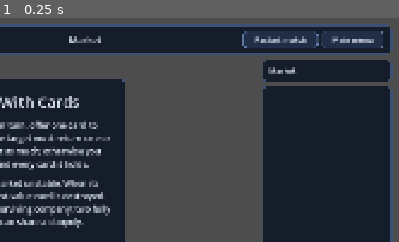
Above: before the commit, frame 1.
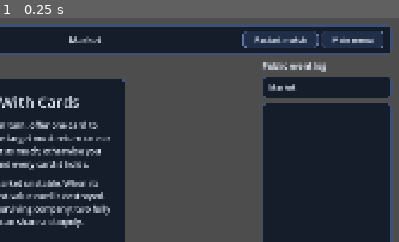
Above: after the commit, the same moment.

Repository: prelios/capitalism
Game: Godot game, scene res://game_controller.tscn
Two runs of this game, one before a commit and one after it. Both use one fixed random seed, a clock stepped at 60 frames per second and the inputs below.
Inputs:
- Up to frame 1 (0.25 s): no input
The pictures show only the part of the screen within x 50-100%, y 0-50%; the shares and areas given below are measured in that part.

The runs differ from the first frame. In frame 1, 4.0% of the frame differs, in the area x 65-99%, y 18-41%.

Commit message:
Replace debug output with public event log (#39)

Diff:
--- a/godot/debug_log_panel.gd
+++ /dev/null
@@ -1,59 +0,0 @@
-extends Panel
-
-
-func _on_game_started(players: Array[Player], policies: Dictionary[int, PlayerPolicy]) -> void:
-	print("Starting game with %d players:" % players.size())
-	for player in players:
-		var personality := "Human" if !policies.has(player.id) else policies[player.id].display_name
-		print("  Player %d: %s" % [player.id, personality])
-
-
-func _on_turn_started(turn: int, current_player: Player) -> void:
-	print("---------\nTurn %d started with Player %d" % [turn, current_player.id])
-
-
-func _on_turn_matchup(current_player: Player, target: Player, current_policy: String, target_policy: String) -> void:
-	if !OS.is_debug_build():
-		return
-	print("Current Player %d (%s) hand: %s" % [current_player.id, current_policy, current_player.hand_to_string(current_player.hand)])
-	print("Target Player %d (%s) hand: %s" % [target.id, target_policy, target.hand_to_string(target.hand)])
-
-
-func _on_trade_proposed(_from: Player, _to: Player, _card: Card) -> void:
-	return
-#	print("Trade proposed from {from} to {to}: {card}".format({
-#		"from": from.id,
-#		"to": to.id,
-#		"card": card
-#	}))
-
-
-func _on_trade_resolved(from: Player, to: Player, offered: Card, received: Array[Card]) -> void:
-	print("Trade resolved between {from} <-> {to}: {offered} <-> {returned}".format({
-		"from": from.id,
-		"to": to.id,
-		"offered": offered.value,
-		"returned": Player.hand_to_string(received)
-	}))
-
-
-func _on_player_eliminated(p: Player) -> void:
-	print("Player %d has been eliminated!" % p.id)
-
-
-func _on_market_unstable(turns_remaining: int) -> void:
-	print("Market unstable - %d turns remaining" % turns_remaining)
-
-func _on_market_value_destruction(val: int) -> void:
-	print("Value %d is being destroyed!" % val)
-
-func _on_possible_equilibrium_detected() -> void:
-	print("Possible equilibrium detected")
-
-func _on_possible_equilibrium_broken() -> void:
-	print("Possible equilibrium broken")
-
-
-func _on_game_over(ending: String, winners: Array[Player]) -> void:
-	print("Game has ended in: ", ending)
-	print("Winner(s): ", str(winners))
--- a/godot/game/game_controller.gd
+++ b/godot/game/game_controller.gd
@@ -78,8 +78,6 @@
 		var target := game.player_by_id(target_id)
 		if target == null:
 			return false
-		var target_name := "Human" if !policies.has(target.id) else policies[target.id].display_name
-		$DebugLogPanel._on_turn_matchup(actor, target, policy.display_name, target_name)
 		return submit_offer(actor.id, target_id, policy.choose_offer_card_id(view, target_id))
 	decision_requested.emit(actor.id, GameModel.PHASE_AWAITING_OFFER, game.player_view(actor.id))
 	return await _wait_for_action(generation, GameModel.PHASE_AWAITING_OFFER)
@@ -163,7 +161,6 @@
 	match_generation += 1
 	fast_forward = false
 	_main_menu_open = true
-	_disconnect_game()
 	action_resolved.emit()
 	if $GameTable.is_node_ready():
 		$GameTable.show_main_menu(selected_player_count)
@@ -187,7 +184,6 @@
 
 func restart_game(human_player_ids: Array[int] = [], starting_player_id := -1) -> void:
 	match_generation += 1
-	_disconnect_game()
 	action_resolved.emit()
 	setup_game()
 	_main_menu_open = false
@@ -196,11 +192,9 @@
 	local_player_id = human_player_ids[0] if !human_player_ids.is_empty() else 1
 	for player_id in human_player_ids:
 		assign_human(player_id)
-	connect_game()
 	game.current_player = game.player_by_id(starting_player_id) if starting_player_id > 0 else game.player_by_id(1)
 	if game.current_player == null:
 		game.pick_starting_player()
-	$DebugLogPanel._on_game_started(game.players, policies)
 	_publish_presentation()
 	play_game(match_generation)
 
@@ -211,38 +205,6 @@
 	var view := game.player_view(local_player_id)
 	if view != null:
 		presentation_updated.emit(view)
-
-
-func connect_game() -> void:
-	var debug_log_panel = $DebugLogPanel
-
-	game.turn_started.connect(debug_log_panel._on_turn_started)
-	game.trade_proposed.connect(debug_log_panel._on_trade_proposed)
-	game.trade_resolved.connect(debug_log_panel._on_trade_resolved)
-	game.player_eliminated.connect(debug_log_panel._on_player_eliminated)
-	game.market_unstable.connect(debug_log_panel._on_market_unstable)
-	game.market_value_destruction.connect(debug_log_panel._on_market_value_destruction)
-	game.game_over.connect(debug_log_panel._on_game_over)
-
-
-func _disconnect_game() -> void:
-	if game == null:
-		return
-	var debug_log_panel = $DebugLogPanel
-	if game.turn_started.is_connected(debug_log_panel._on_turn_started):
-		game.turn_started.disconnect(debug_log_panel._on_turn_started)
-	if game.trade_proposed.is_connected(debug_log_panel._on_trade_proposed):
-		game.trade_proposed.disconnect(debug_log_panel._on_trade_proposed)
-	if game.trade_resolved.is_connected(debug_log_panel._on_trade_resolved):
-		game.trade_resolved.disconnect(debug_log_panel._on_trade_resolved)
-	if game.player_eliminated.is_connected(debug_log_panel._on_player_eliminated):
-		game.player_eliminated.disconnect(debug_log_panel._on_player_eliminated)
-	if game.market_unstable.is_connected(debug_log_panel._on_market_unstable):
-		game.market_unstable.disconnect(debug_log_panel._on_market_unstable)
-	if game.market_value_destruction.is_connected(debug_log_panel._on_market_value_destruction):
-		game.market_value_destruction.disconnect(debug_log_panel._on_market_value_destruction)
-	if game.game_over.is_connected(debug_log_panel._on_game_over):
-		game.game_over.disconnect(debug_log_panel._on_game_over)
 
 
 func setup_game() -> void:
--- a/godot/game_controller.tscn
+++ b/godot/game_controller.tscn
@@ -1,25 +1,9 @@
 [gd_scene format=3 uid="uid://c21f2bck4tf7n"]
 
 [ext_resource type="Script" uid="uid://75qjidxh85hi" path="res://game/game_controller.gd" id="1_3iy47"]
-[ext_resource type="Script" uid="uid://cxa8toxl5w6g0" path="res://debug_log_panel.gd" id="2_soqow"]
 [ext_resource type="PackedScene" path="res://ui/game_table.tscn" id="3_table"]
 
 [node name="GameController" type="Node" unique_id=1621176932]
 script = ExtResource("1_3iy47")
 
 [node name="GameTable" parent="." unique_id=1924914858 instance=ExtResource("3_table")]
-
-[node name="DebugLogPanel" type="Panel" parent="." unique_id=843706736]
-visible = false
-offset_left = 1.0
-offset_top = 125.0
-offset_right = 1148.0
-offset_bottom = 633.0
-script = ExtResource("2_soqow")
-
-[node name="DebugLog" type="Label" parent="DebugLogPanel" unique_id=754957818]
-layout_mode = 0
-offset_left = -1.0
-offset_top = 8.0
-offset_right = 1142.0
-offset_bottom = 501.0
--- a/godot/tests/match_end_flow.gd
+++ b/godot/tests/match_end_flow.gd
@@ -71,7 +71,7 @@
 	await process_frame
 	controller.game.finish_game("Monopoly", [controller.game.players[1]])
 	controller.presentation_updated.emit(controller.game.player_view(1))
-	_expect(result.visible and title.text == "Monopoly" and detail.text.contains("P2"), "monopoly winner was not presented")
+	_expect(result.visible and title.text == "Monopoly" and detail.text.contains(controller.game.players[1].company_name), "monopoly winner was not presented")
 	if failures.is_empty():
 		print("Match end flow checks passed.")
 		quit(0)
--- a/godot/tests/table_layout.gd
+++ b/godot/tests/table_layout.gd
@@ -43,10 +43,11 @@
 	await process_frame
 	_expect(hand.get_child_count() == 24, "large local hand was not rendered in the scrollable hand area")
 	_expect(table.selected_card_ids().is_empty(), "selection retained an absent card ID after hand changed")
-	var trade_summary := table._event_summary({"type": "trade_resolved", "data": {"actor_id": 1, "target_id": 2, "offered": {"id": "private-offer-id", "suit": "Tech", "value": 3}, "returned": [{"id": "private-return-id", "suit": "Money", "value": 1}, {"id": "private-return-id-2", "suit": "Workers", "value": 2}]}})
-	_expect(trade_summary.contains("Tech 3") and trade_summary.contains("Money 1") and !trade_summary.contains("private-"), "public trade history omitted facts or exposed private card IDs")
+	var identities := {1: {"company_emoji": "🦅", "company_name": "Apex Morrow"}, 2: {"company_emoji": "⚡", "company_name": "Bramble & Bolt"}}
+	var trade_summary := table._event_summary({"type": "trade_resolved", "data": {"actor_id": 1, "target_id": 2, "offered": {"id": "private-offer-id", "suit": "Tech", "value": 3}, "returned": [{"id": "private-return-id", "suit": "Money", "value": 1}, {"id": "private-return-id-2", "suit": "Workers", "value": 2}]}}, identities)
+	_expect(trade_summary.contains("Bramble & Bolt") and trade_summary.contains("Money 1") and !trade_summary.contains("private-"), "public trade history omitted facts or exposed private card IDs")
 	var crash_summary := table._event_summary({"type": "market_crashed", "data": {"value": 4, "bankrupt_player_ids": [2, 3]}})
-	_expect(crash_summary.contains("value 4") and crash_summary.contains("P2, P3"), "crash history omitted value or bankrupt players")
+	_expect(crash_summary.contains("value 4") and crash_summary.contains("Player 2, Player 3"), "crash history omitted value or bankrupt players")
 	var warning_summary := table._event_summary({"type": "market_warning_updated", "data": {"value": 4, "turns_remaining": 3}})
 	_expect(warning_summary.contains("2 turns remaining after this turn"), "warning history did not describe the post-turn countdown")
 	if failures.is_empty():
--- a/godot/ui/game_table.gd
+++ b/godot/ui/game_table.gd
@@ -88,7 +88,7 @@
 	_apply_market_state_style(state["market_stable"])
 	_render_seats(view.players(), state, view.requester_id)
 	_render_trade(state)
-	_render_history(view.public_history())
+	_render_history(view.public_history(), state["players"])
 	_render_hand(view.own_hand())
 	_update_action_controls(state)
 	_render_result(state, view.requester_id)
@@ -130,10 +130,11 @@
 		_hand.add_child(card_view)
 
 
-func _render_history(events: Array[Dictionary]) -> void:
+func _render_history(events: Array[Dictionary], players: Array) -> void:
+	var identities := _player_identities(players)
 	var lines: PackedStringArray = []
 	for event in events.slice(max(0, events.size() - 12)):
-		lines.append(_event_summary(event))
+		lines.append(_event_summary(event, identities))
 	_history.text = "\n".join(lines)
 	_history.scroll_to_line(max(0, _history.get_line_count() - 1))
 
@@ -150,7 +151,7 @@
 		if state["ending"] == "Global Economic Meltdown":
 			_result_detail.text = "The crash eliminated every company. There are no winners."
 		else:
-			_result_detail.text = "Winner%s: %s" % ["" if state["winner_ids"].size() == 1 else "s", _player_list(state["winner_ids"])]
+			_result_detail.text = "Winner%s: %s" % ["" if state["winner_ids"].size() == 1 else "s", _player_list(state["winner_ids"], _player_identities(state["players"]))]
 		return
 	if !local_alive:
 		_result.visible = true
@@ -200,7 +201,7 @@
 	var events := _last_view.public_history()
 	if events.is_empty():
 		return "Trade floor ready\nChoose a company and a card when it is your turn."
-	return _event_summary(events.back())
+	return _event_summary(events.back(), _player_identities(_last_view.public_state()["players"]))
 
 
 func _market_description(state: Dictionary) -> String:
@@ -232,17 +233,17 @@
 	return _trade_background
 
 
-func _event_summary(event: Dictionary) -> String:
+func _event_summary(event: Dictionary, identities: Dictionary = {}) -> String:
 	var data: Dictionary = event["data"]
 	match event["type"]:
-		"turn_started": return "Turn %d — Player %d acts" % [data["turn"], data["actor_id"]]
-		"trade_proposed": return "P%d offered %s to P%d" % [data["actor_id"], _card_description(data["card"]), data["target_id"]]
-		"trade_resolved": return "Trade: P%d gave %s; P%d returned %s" % [data["actor_id"], _card_description(data["offered"]), data["target_id"], _cards_description(data["returned"])]
-		"player_acquired": return "Acquisition: P%d acquired P%d and %s" % [data["acquirer_id"], data["victim_id"], _cards_description(data["cards"])]
+		"turn_started": return "Turn %d" % data["turn"]
+		"trade_proposed": return "%s offers %s to %s" % [_player_identity(data["actor_id"], identities), _card_description(data["card"]), _player_identity(data["target_id"], identities)]
+		"trade_resolved": return "%s returns %s to %s" % [_player_identity(data["target_id"], identities), _cards_description(data["returned"]), _player_identity(data["actor_id"], identities)]
+		"player_acquired": return "%s acquires %s" % [_player_identity(data["acquirer_id"], identities), _player_identity(data["victim_id"], identities)]
 		"market_warning_started": return "Market warning: value %d, %d turns remaining" % [data["value"], data["turns_remaining"]]
 		"market_warning_updated": return "Market warning: value %d, %d turns remaining after this turn" % [data["value"], max(0, data["turns_remaining"] - 1)]
-		"market_crashed": return "Crash: removed all value %d%s" % [data["value"], _bankruptcy_description(data["bankrupt_player_ids"])]
-		"game_finished": return "%s — winners: %s" % [data["ending"], _player_list(data["winner_ids"])]
+		"market_crashed": return "Crash: removed all value %d%s" % [data["value"], _bankruptcy_description(data["bankrupt_player_ids"], identities)]
+		"game_finished": return "%s — winners: %s" % [data["ending"], _player_list(data["winner_ids"], identities)]
 		_: return event["type"]
 
 
@@ -259,17 +260,31 @@
 	return ", ".join(descriptions)
 
 
-func _bankruptcy_description(player_ids: Array) -> String:
-	return "; bankrupt: %s" % _player_list(player_ids) if !player_ids.is_empty() else ""
-
-
-func _player_list(player_ids: Array) -> String:
+func _bankruptcy_description(player_ids: Array, identities: Dictionary = {}) -> String:
+	return "; bankrupt: %s" % _player_list(player_ids, identities) if !player_ids.is_empty() else ""
+
+
+func _player_list(player_ids: Array, identities: Dictionary = {}) -> String:
 	if player_ids.is_empty():
 		return "none"
 	var names: PackedStringArray = []
 	for player_id in player_ids:
-		names.append("P%d" % player_id)
+		names.append(_player_identity(player_id, identities))
 	return ", ".join(names)
+
+
+func _player_identities(players: Array) -> Dictionary:
+	var identities: Dictionary = {}
+	for player: Dictionary in players:
+		identities[player["player_id"]] = player
+	return identities
+
+
+func _player_identity(player_id: int, identities: Dictionary) -> String:
+	if !identities.has(player_id):
+		return "Player %d" % player_id
+	var player: Dictionary = identities[player_id]
+	return "%s %s (P%d)" % [player["company_emoji"], player["company_name"], player_id]
 
 
 func _on_card_selection_changed(card_id: String, selected: bool) -> void:
--- a/godot/ui/game_table.tscn
+++ b/godot/ui/game_table.tscn
@@ -142,6 +142,11 @@
 custom_minimum_size = Vector2(310, 0)
 layout_mode = 2
 theme_override_constants/separation = 12
+
+[node name="LogTitle" type="Label" parent="Margin/Layout/Main/Sidebar"]
+layout_mode = 2
+theme_override_font_sizes/font_size = 20
+text = "Public event log"
 
 [node name="Market" type="PanelContainer" parent="Margin/Layout/Main/Sidebar" unique_id=94311499]
 layout_mode = 2
Not shown, removed: godot/debug_log_panel.gd.uid
